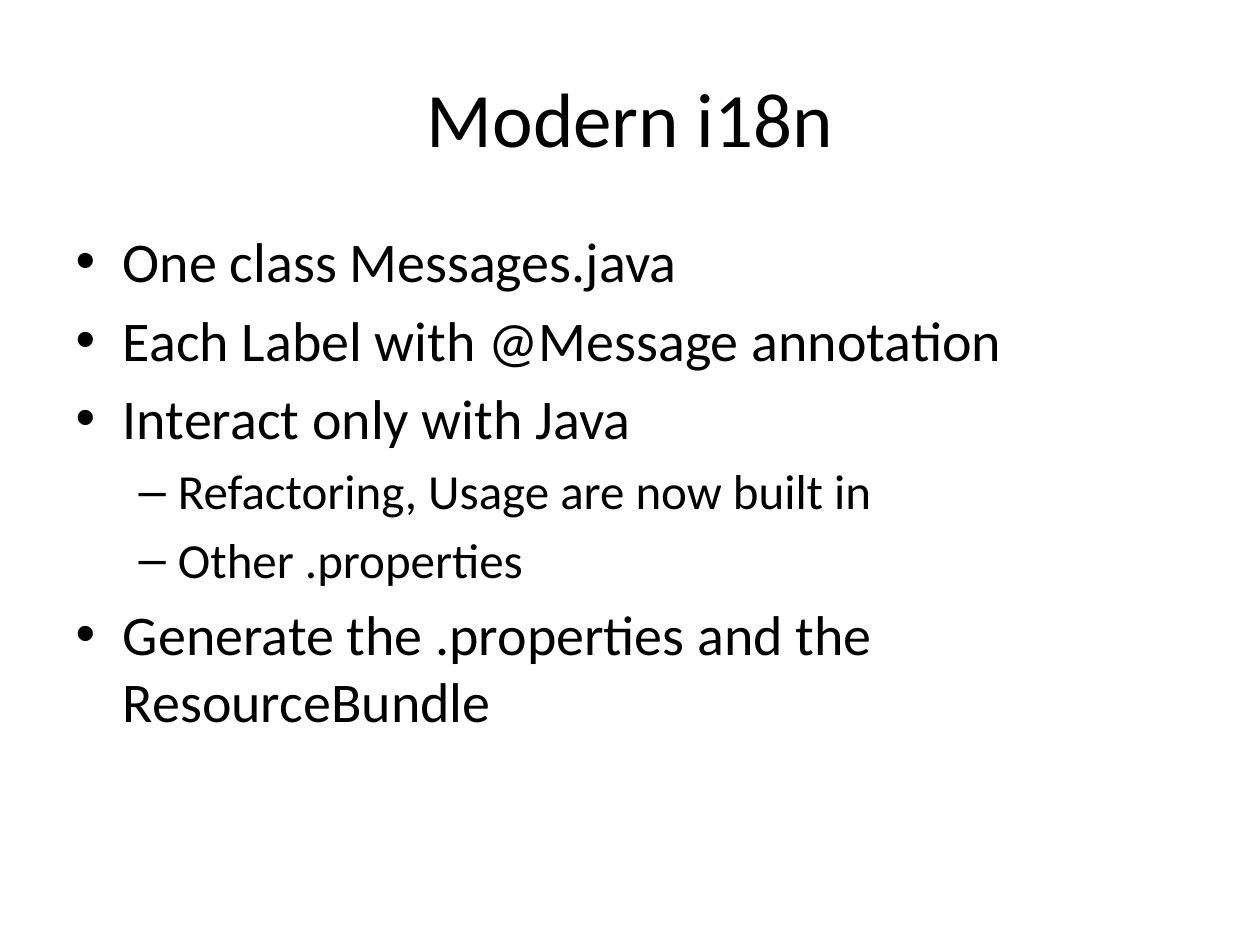
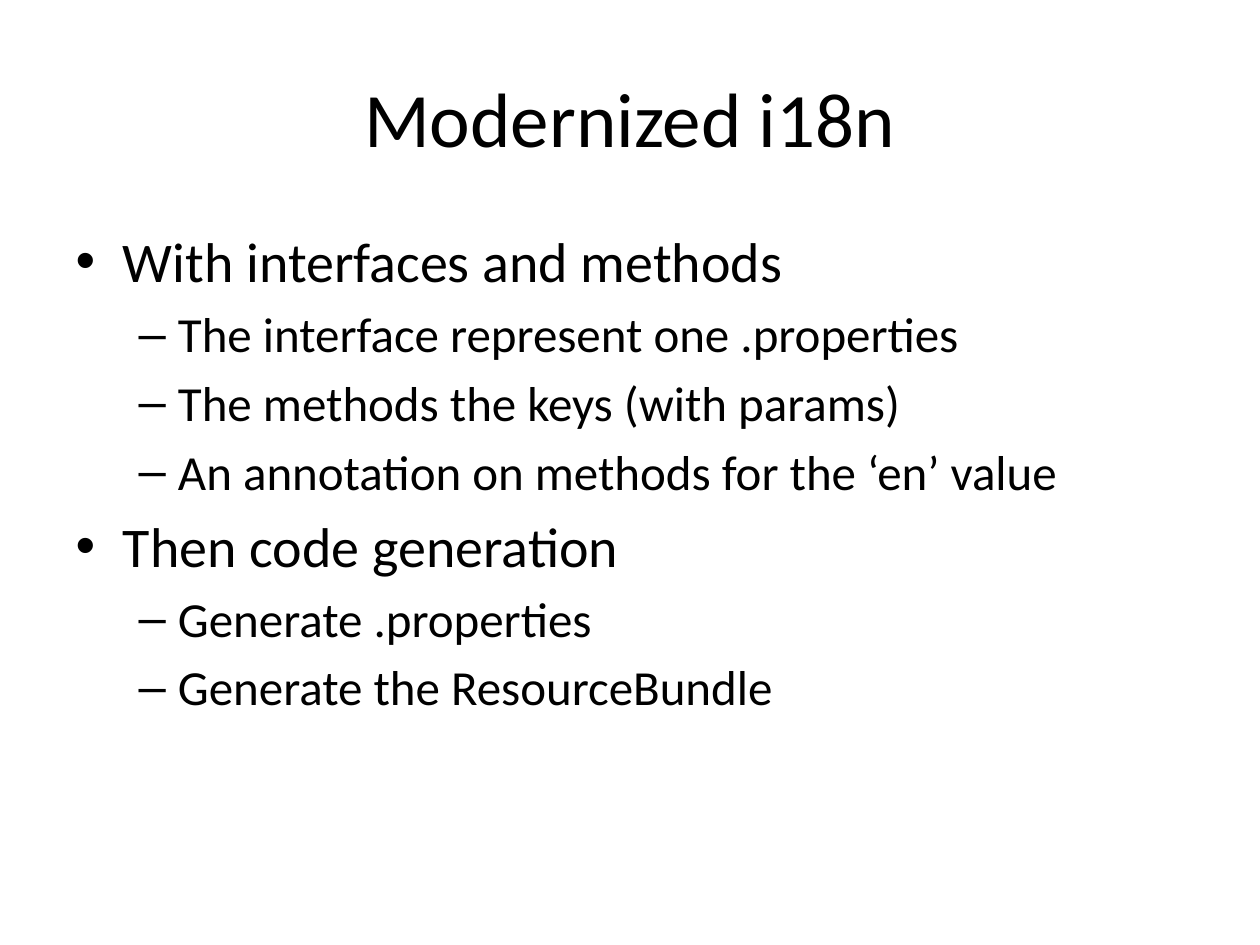
Before and after one commit to dbaeli/ez18n, a slide deck: slide 12 of ez18n-slides/javaone-2012/ez18n_javaone2012.pptx. Drawn at 1260x945 pixels with LibreOffice and Linux fonts; fonts in the diff are those of the drawing; background and template pictures are left out. Boxes give left, top, right and bottom in pixels: in the first picture for what was removed or moved away, otherwise in the second. Text is boxed around its words. In the diff, an @@ line names an element or a change of style, - is before the commit and + after.

```diff
--- a/ez18n-slides/javaone-2012/ez18n_javaone2012.pptx
+++ b/ez18n-slides/javaone-2012/ez18n_javaone2012.pptx
@@ title at <box>364,93,895,148</box>: text changed @@
-Modern i18n
+Modernized i18n
@@ text at <box>123,243,1057,706</box>: text changed; size 32 to 28 pt @@
-• One class Messages.java
-• Each Label with @Message annotation
-• Interact only with Java
-  – Refactoring, Usage are now built in
-  – Other .properties
-• Generate the .properties and the ResourceBundle
+• With interfaces and methods
+  – The interface represent one .properties
+  – The methods the keys (with params)
+  – An annotation on methods for the ‘en’ value
+• Then code generation
+  – Generate .properties
+  – Generate the ResourceBundle
```
Also in this commit, not shown: 12 other slides changed, 2 slides added, 3 slides removed, 5 other files.
